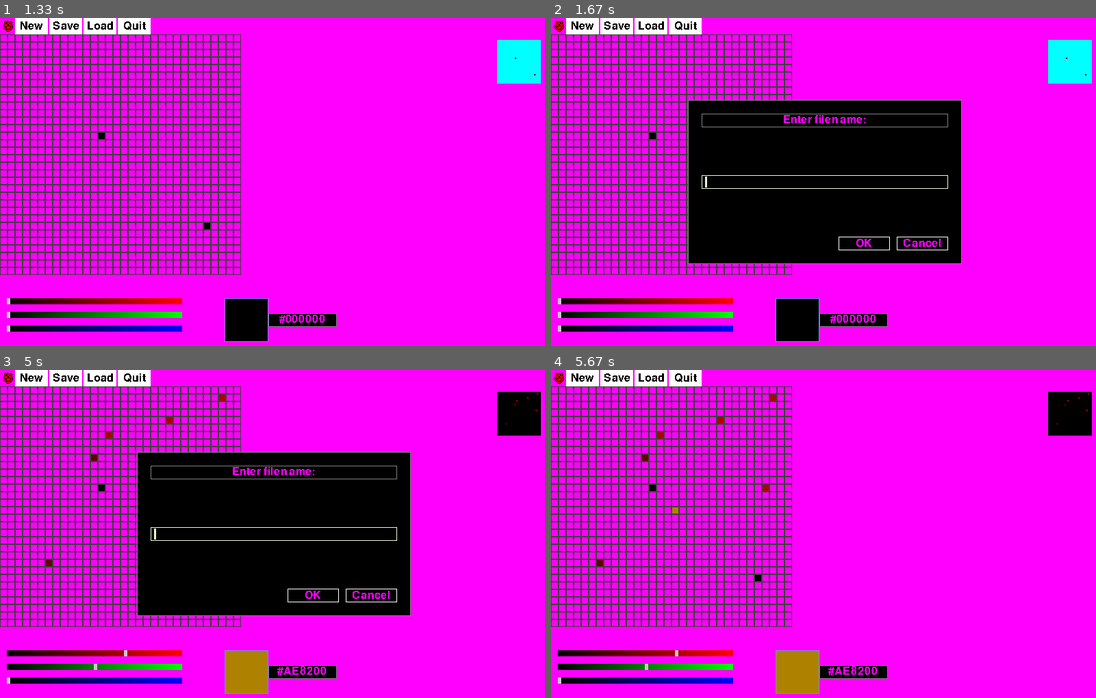
Above: before the commit, frames 1-4 (two rows, left to right).
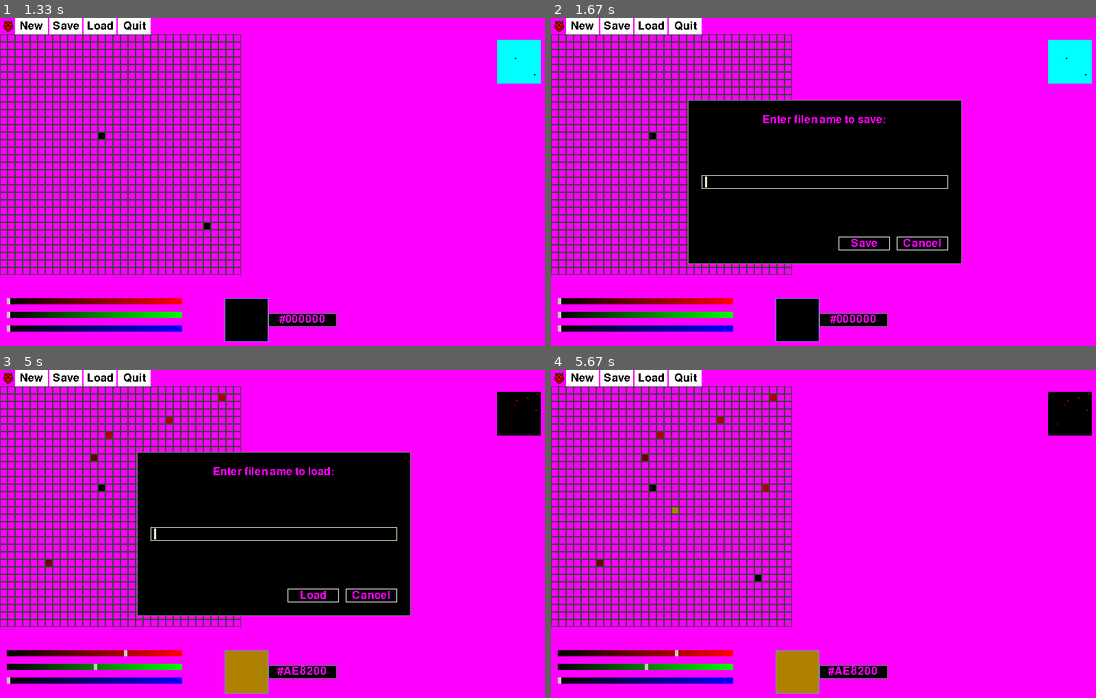
Above: after the commit, the same moments.

Repository: terrysimons/glitchygames
Game: pygame game, started from glitchygames/tools/bitmappy.py
Same seed, same stepped clock (60 frames per second), same inputs: the game is played once before the commit and once after it.
Inputs (mouse positions are in pixels of both pictures, inside the frame that each line leads up to):
- Up to frame 1 (1.33 s): press the mouse at (299, 319) at 0.37 s; move the mouse to (201, 224) at 0.47 s; release the mouse at (103, 132) at 0.6 s; type "ann" at 0.67 s; tap Enter at 1 s; click (65, 24) at 1.27 s
- Up to frame 2 (1.67 s): press the mouse at (823, 182) at 1.58 s
- Up to frame 3 (5 s): move the mouse to (245, 560) at 1.68 s; release the mouse at (223, 586) at 1.82 s; click (370, 596) at 1.93 s; press the mouse at (10, 652) at 2.25 s; move the mouse to (76, 655) at 2.35 s; release the mouse at (141, 658) at 2.48 s; press the mouse at (10, 665) at 2.58 s; move the mouse to (54, 563) at 2.68 s; release the mouse at (98, 461) at 2.82 s; press the mouse at (517, 412) at 2.92 s; move the mouse to (425, 481) at 3.02 s; release the mouse at (327, 547) at 3.15 s; press the mouse at (10, 665) at 3.25 s; move the mouse to (125, 648) at 3.35 s; release the mouse at (239, 635) at 3.48 s; press the mouse at (272, 376) at 3.58 s; move the mouse to (223, 399) at 3.68 s; release the mouse at (168, 419) at 3.82 s; press the mouse at (10, 376) at 3.92 s; move the mouse to (109, 432) at 4.02 s; release the mouse at (212, 488) at 4.15 s; press the mouse at (92, 665) at 4.25 s; move the mouse to (267, 629) at 4.35 s; release the mouse at (441, 593) at 4.48 s; click (98, 376) at 4.6 s; tap Enter at 4.88 s
- Up to frame 4 (5.67 s): click (921, 596) at 5.27 s; press the mouse at (670, 507) at 5.58 s

Frame 1 is identical in both runs. In frame 2, 0.5% of the frame differs, in the area x 27-73%, y 29-70%; in frame 3, 0.5%; in frame 4, nothing differs.

Commit message:
Dialogs are rendering correctly

Diff:
--- a/glitchygames/tools/bitmappy.py
+++ b/glitchygames/tools/bitmappy.py
@@ -69,31 +69,32 @@
         Raises:
             None
         """
-        if options is None:
-            options = {}
-
-        self.DIALOG_TEXT = options.get('dialog_text', 'Enter filename:')
-        self.CONFIRMATION_TEXT = options.get('confirm_text', 'OK')
-        self.CANCEL_TEXT = options.get('cancel_text', 'Cancel')
+        if groups is None:
+            # Create a new LayeredDirty group specifically for the dialog
+            groups = pygame.sprite.LayeredDirty()
 
         super().__init__(options=options, groups=groups)
         self.previous_scene = previous_scene
 
-        # Fixed positioning
+        # Create dialog with its own sprite group
         dialog_width = self.screen_width // 2
         dialog_height = self.screen_height // 2
 
         self.dialog = InputDialog(
             name=self.NAME,
-            dialog_text=self.DIALOG_TEXT,
+            dialog_text=self.DIALOG_TEXT,  # Use this instance's DIALOG_TEXT
             confirm_text=self.CONFIRMATION_TEXT,
-            x=self.screen.get_rect().center[0] - (dialog_width // 2),  # Center X
-            y=self.screen.get_rect().center[1] - (dialog_height // 2),  # Center Y
+            cancel_text=self.CANCEL_TEXT,
+            x=self.screen.get_rect().center[0] - (dialog_width // 2),
+            y=self.screen.get_rect().center[1] - (dialog_height // 2),
             width=dialog_width,
             height=dialog_height,
             parent=self,
             groups=self.all_sprites,
         )
+        # Set the dialog text
+        self.dialog.dialog_text_sprite.text_box.text = self.DIALOG_TEXT  # Use this instance's DIALOG_TEXT
+        self.dialog.dialog_text_sprite.border_width = 0
 
     def setup(self: Self) -> None:
         """Setup the scene.
@@ -142,8 +143,16 @@
         Raises:
             None
         """
+        # Set next scene before cleanup
         self.previous_scene.next_scene = self.previous_scene
         self.next_scene = self.previous_scene
+
+        # Clear all sprites from our group
+        self.all_sprites.empty()
+
+        # Force the previous scene to redraw completely
+        for sprite in self.previous_scene.all_sprites:
+            sprite.dirty = 1
 
     def on_cancel_event(self: Self, event: pygame.event.Event, trigger: object) -> None:
         """Handle the cancel event.
@@ -246,9 +255,9 @@
     """New Canvas Dialog Scene."""
 
     log = LOG
-    NAME = 'New Canvas'
-    DIALOG_TEXT = 'Are you sure you want to clear the canvas?'
-    CONFIRMATION_TEXT = 'Clear'
+    NAME = 'New Canvas Dialog'
+    DIALOG_TEXT = 'Enter canvas size (WxH):'
+    CONFIRMATION_TEXT = 'Create'
     CANCEL_TEXT = 'Cancel'
 
     def __init__(
@@ -297,8 +306,8 @@
     """Load Dialog Scene."""
 
     log = LOG
-    NAME = 'Load Sprite'
-    DIALOG_TEXT = 'Would you like to load a sprite?'
+    NAME = 'Load Dialog'
+    DIALOG_TEXT = 'Enter filename to load:'
     CONFIRMATION_TEXT = 'Load'
     CANCEL_TEXT = 'Cancel'
     VERSION = ''
@@ -350,8 +359,8 @@
     """Save Dialog Scene."""
 
     log = LOG
-    NAME = 'Save Sprite'
-    DIALOG_TEXT = 'Would you like to save your sprite?'
+    NAME = 'Save Dialog'
+    DIALOG_TEXT = 'Enter filename to save:'
     CONFIRMATION_TEXT = 'Save'
     CANCEL_TEXT = 'Cancel'
     VERSION = ''
